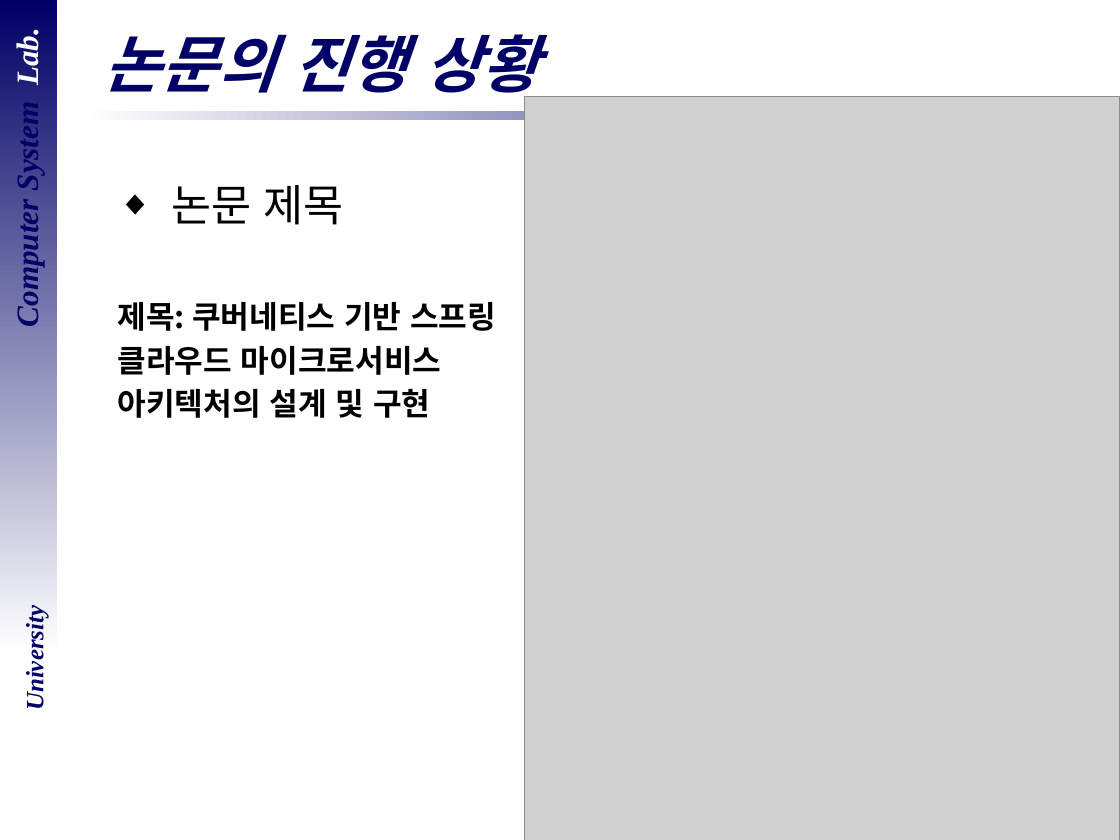
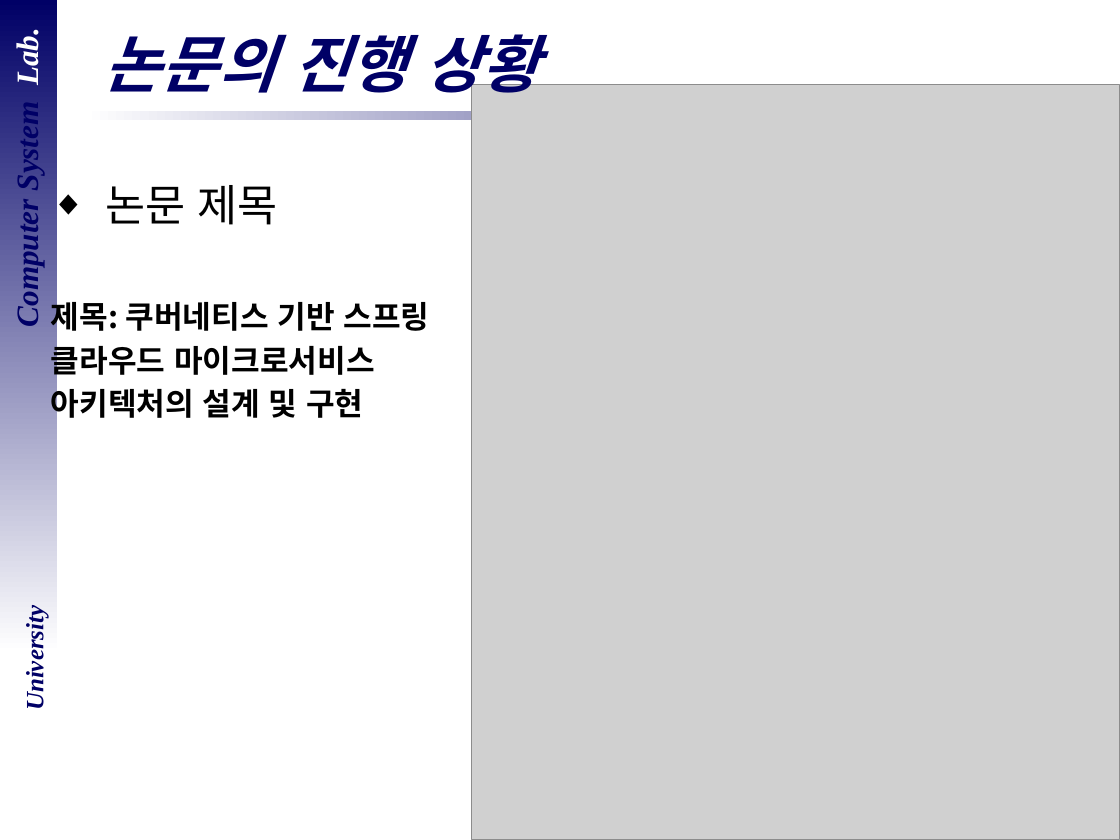
Before and after one commit to dbehdrbs0806/CSLab-Seminar, a slide deck: slide 17 of Seminar ppt/논문 프로젝트7_테스트 기능 구현2025-05-13.pptx (slide 18 before the commit). Drawn at 1120x840 pixels with LibreOffice and Linux fonts; fonts in the diff are those of the drawing; grey boxes stand for pictures; background and template pictures are left out. Boxes give left, top, right and bottom in pixels: in the first picture for what was removed or moved away, otherwise in the second. Text is boxed around its words. In the diff, an @@ line names an element or a change of style, - is before the commit and + after.

```diff
--- a/Seminar ppt/논문 프로젝트7_테스트 기능 구현2025-05-13.pptx
+++ b/Seminar ppt/논문 프로젝트7_테스트 기능 구현2025-05-13.pptx
@@ picture: place and size @@
-picture at box(525, 96, 1120, 840)
+picture at box(472, 85, 1120, 840)
@@ text "논문 제목" rewrapped from box(118, 185, 496, 418) to box(51, 185, 429, 424) @@
@@ page number at box(856, 793, 1089, 840): text changed @@
-18
+17
```
Also in this commit, not shown: 1 other slide changed, 1 slide removed.
